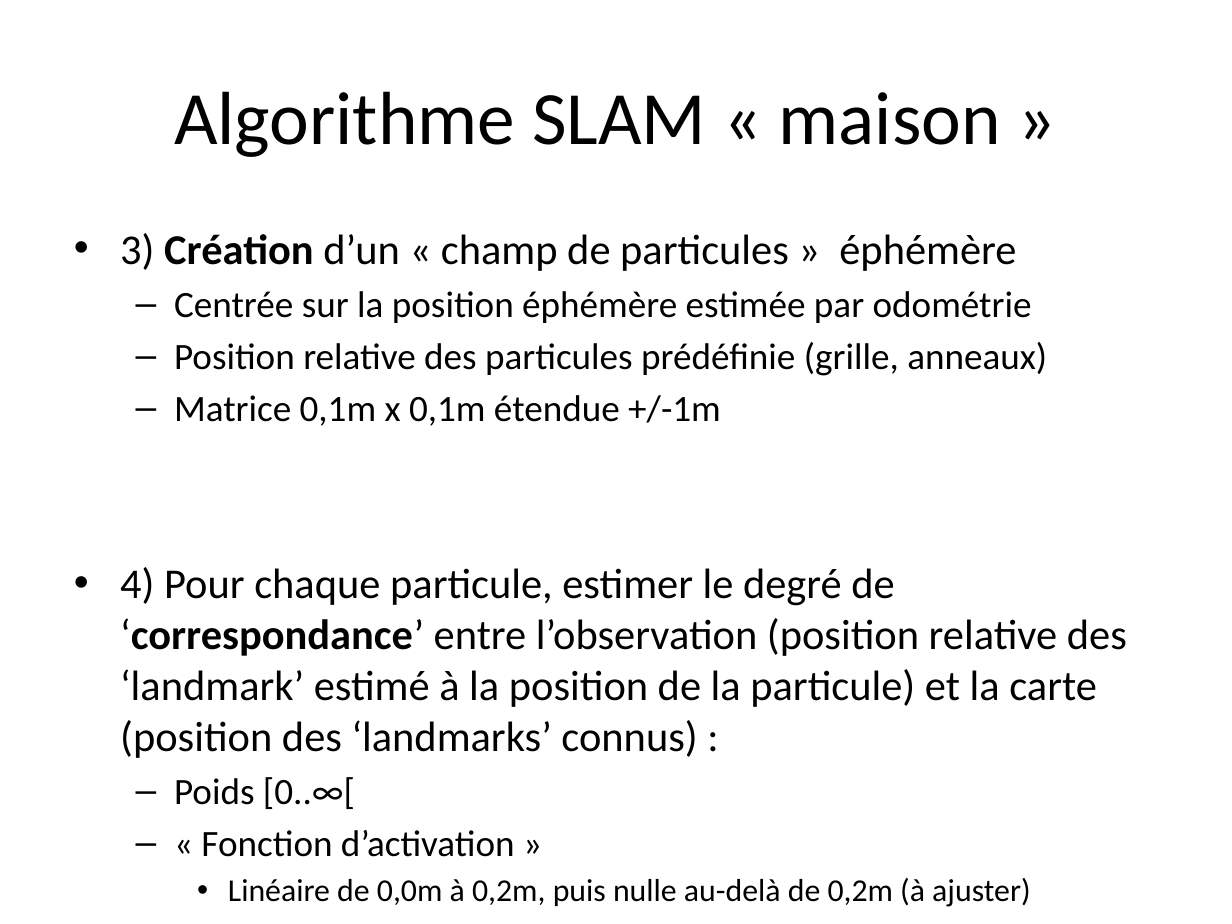
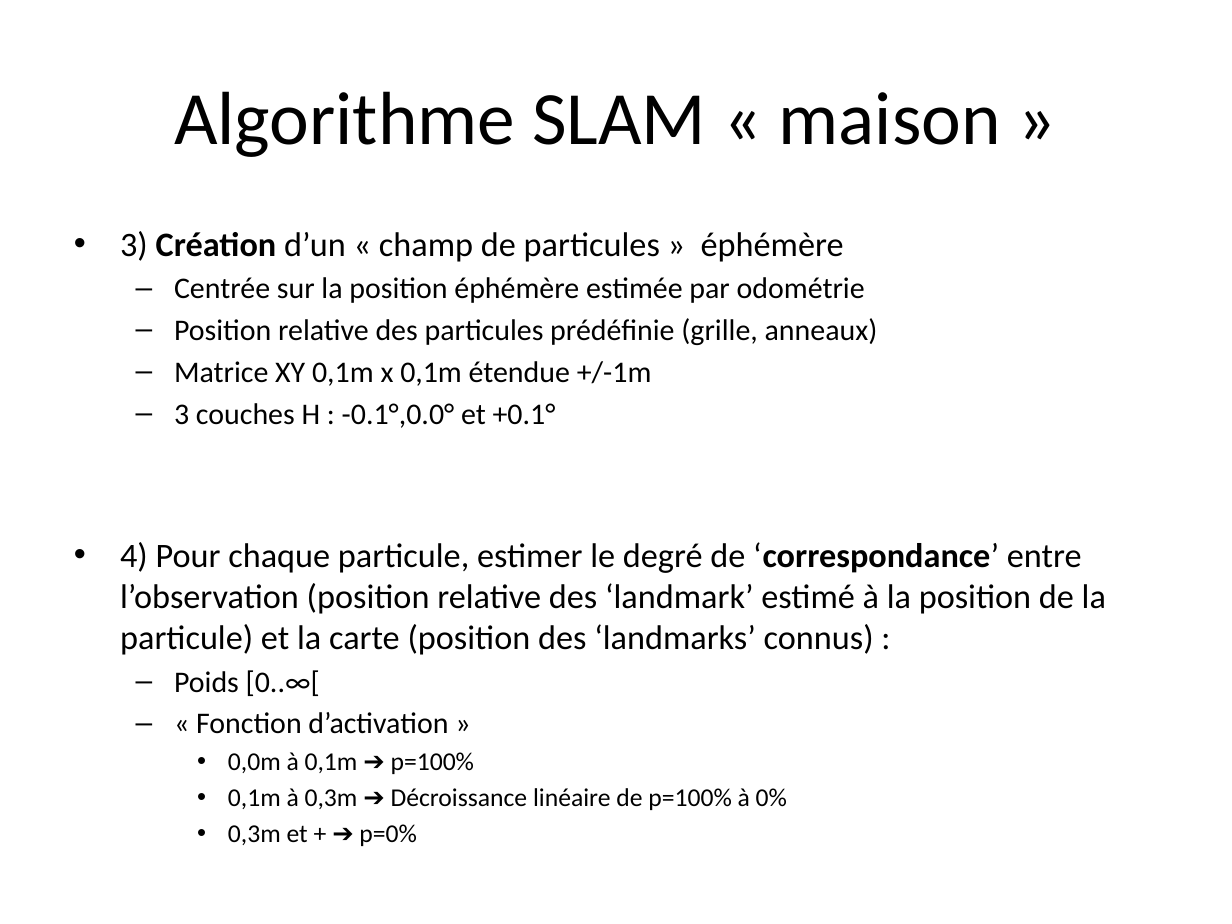
Before and after one commit to pat92fr/Carre92-2020, a slide deck: slide 19 of 60 - Simulator/session SLAM v0.05.pptx. Drawn at 1232x924 pixels with LibreOffice and Linux fonts; fonts in the diff are those of the drawing. Boxes give left, top, right and bottom in pixels: in the first picture for what was removed or moved away, otherwise in the second. Text is boxed around its words. In the diff, an @@ line names an element or a change of style, - is before the commit and + after.

```diff
--- a/60 - Simulator/session SLAM v0.05.pptx
+++ b/60 - Simulator/session SLAM v0.05.pptx
@@ text at [120, 231, 1106, 734]: size 24.8 to 20 pt in "3) Création d’un « champ de particules ...", "4) Pour chaque particule, estimer le degré ..."; size 21.7 to 17.5 pt in "Centrée sur la position éphémère estimée par ...", "Position relative des particules prédéfinie (grille, anneaux ...", "Poids [0..∞[", "« Fonction d’activation »" @@
@@ text at [174, 361, 652, 428]: text changed; size 21.7 to 17.5 pt @@
-  – Matrice 0,1m x 0,1m étendue +/-1m
+  – Matrice XY 0,1m x 0,1m étendue +/-1m
+  – 3 couches H : -0.1°,0.0° et +0.1°
@@ text at [228, 752, 787, 810]: text changed; size 18.6 to 15 pt @@
-    • Linéaire de 0,0m à 0,2m, puis nulle au-delà de 0,2m (à ajuster)
+    • 0,0m à 0,1m ➔ p=100%
+    • 0,1m à 0,3m ➔ Décroissance linéaire de p=100% à 0%
+    • 0,3m et + ➔ p=0%
```
Also in this commit, not shown: 2 other slides changed, 2 slides added, 4 other files.
